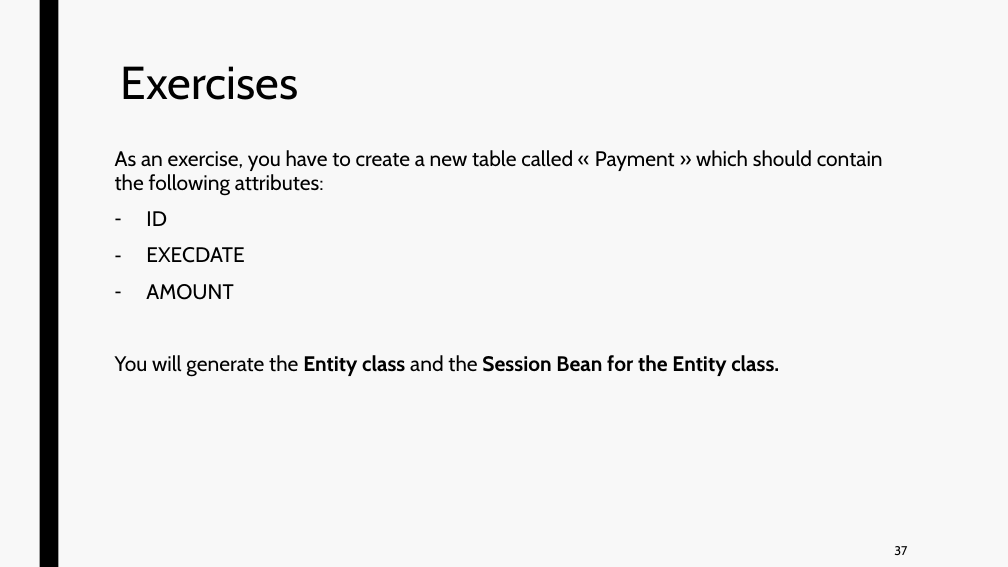
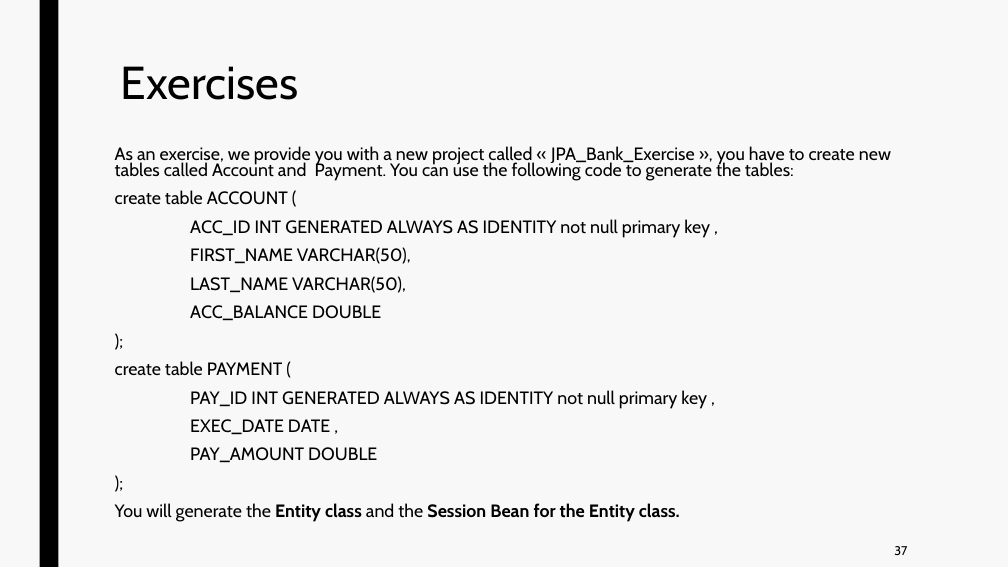
Before and after one commit to doplab/soar-tp, a slide deck: slide 37 of week6/Recap-SoAr-2019.pptx. Drawn at 1008x567 pixels with LibreOffice and Linux fonts; fonts in the diff are those of the drawing. Boxes give left, top, right and bottom in pixels: in the first picture for what was removed or moved away, otherwise in the second. Text is boxed around its words. In the diff, an @@ line names an element or a change of style, - is before the commit and + after.

Commit message:
Presentation

```diff
--- a/week6/Recap-SoAr-2019.pptx
+++ b/week6/Recap-SoAr-2019.pptx
@@ text at (115, 146, 891, 463): text changed; size 20 to 17 pt @@
-As an exercise, you have to create a new table called « Payment » which should contain the following attributes:
-– ID
-– EXECDATE
-– AMOUNT
+As an exercise, we provide you with a new project called « JPA_Bank_Exercise », you have to create new tables called Account and Payment. You can use the following code to generate the tables:
+create table ACCOUNT (
+ACC_ID INT GENERATED ALWAYS AS IDENTITY not null primary key ,
+FIRST_NAME VARCHAR(50),
+LAST_NAME VARCHAR(50),
+ACC_BALANCE DOUBLE
+);
+create table PAYMENT (
+PAY_ID INT GENERATED ALWAYS AS IDENTITY not null primary key ,
+EXEC_DATE DATE ,
+PAY_AMOUNT DOUBLE
+);
@@ text at (115, 503, 680, 522): size 20 to 17 pt in "You will generate the Entity class and ..."; line spacing 0.94 to 0.74 @@
```
